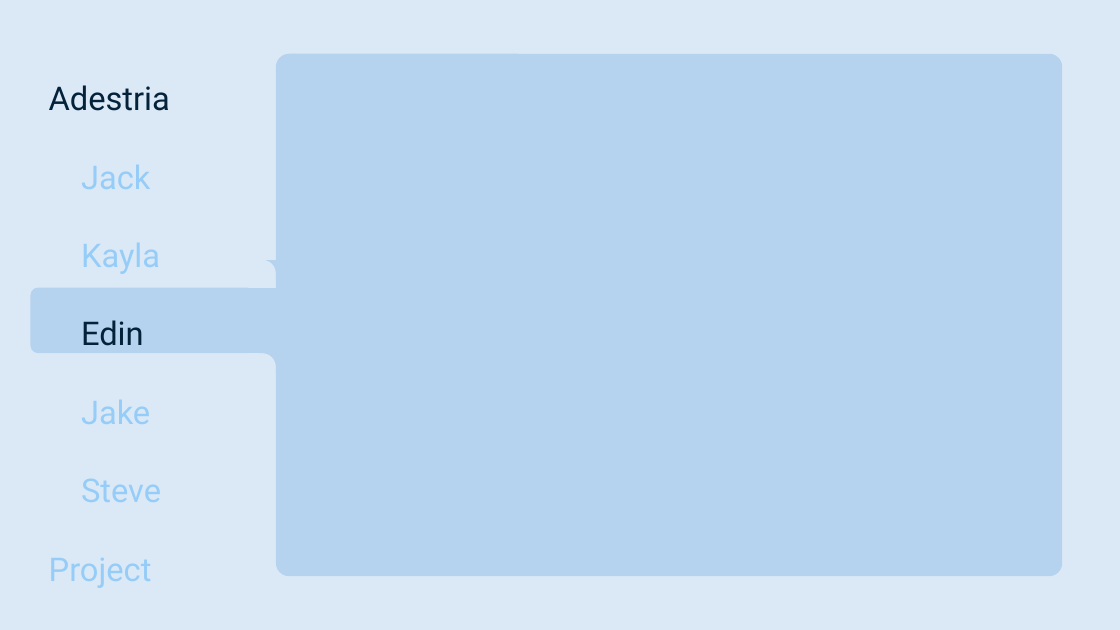
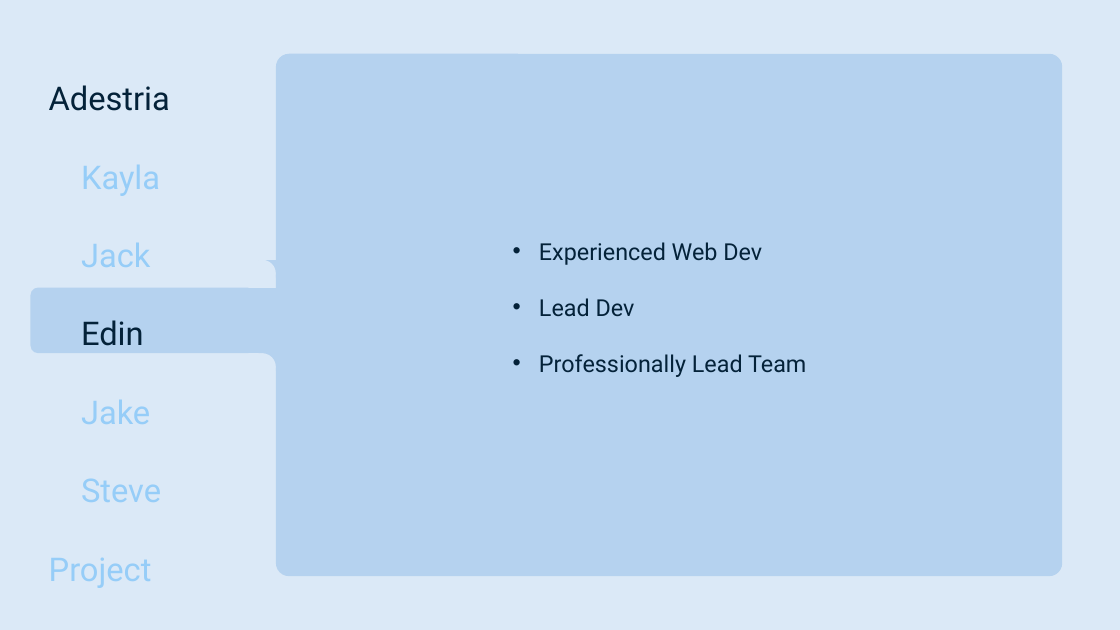
Before and after one commit to smutrux/prog1180, a slide deck: slide 7 of Deliverables/Presentation1.pptx. Drawn at 1120x630 pixels with LibreOffice and Linux fonts; fonts in the diff are those of the drawing. Boxes give left, top, right and bottom in pixels: in the first picture for what was removed or moved away, otherwise in the second. Text is boxed around its words. In the diff, an @@ line names an element or a change of style, - is before the commit and + after.

```diff
--- a/Deliverables/Presentation1.pptx
+++ b/Deliverables/Presentation1.pptx
@@ text at bbox=[81, 165, 160, 196]: paragraph added @@
+Kayla
@@ text at bbox=[81, 243, 160, 274]: paragraph removed @@
-Kayla
@@ text added at bbox=[539, 242, 806, 377], 20 pt, text #042239 @@
+• Experienced Web Dev
+• Lead Dev
+• Professionally Lead Team
```
Also in this commit, not shown: 4 other slides changed.
